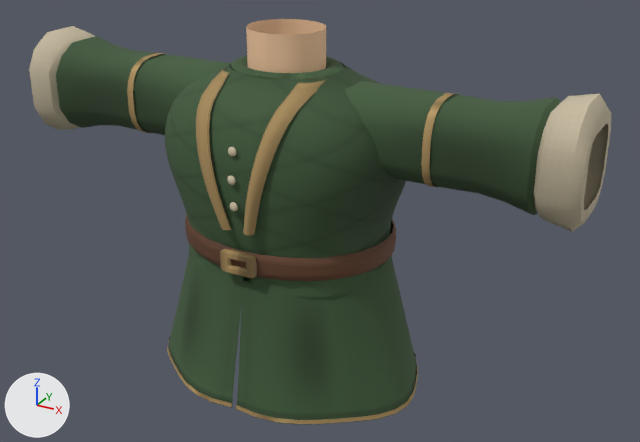
One commit to the glTF model src/assets/models/wardrobe/classes/modular/traje_mago_roble.glb: the scene before it, then after it.
Rendered twice from a 50 mm camera at (1.156, -1.927, 1.784) aimed at (0.086, 0.02, 0.811). Every picture has the same lights, and +X, +Y and +Z are marked at lower left. The older version comes first. Vertices at exactly the same position are counted once.

The older version as bpy lines, for what is in view:
```python
me_medieval_sleeve_l = bpy.data.meshes.new('medieval-sleeve-l')
me_medieval_sleeve_l.from_pydata(...)  # 188 vertices, 360 faces; spans x 0.089..0.799, y -0.136..0.136, z 0.957..1.252
# faces by material slot: [248, 112]
me_medieval_sleeve_l.materials.append(mat_tunic)
me_medieval_sleeve_l.materials.append(mat_linen)
me_medieval_tunic = bpy.data.meshes.new('medieval-tunic')
me_medieval_tunic.from_pydata(...)  # 2654 vertices, 4708 faces; spans x -0.395..0.395, y -0.307..0.304, z 0.35..1.335
# faces by material slot: [2592, 120, 520, 384, 672, 420]
me_medieval_tunic.materials.append(mat_tunic)
me_medieval_tunic.materials.append(mat_neckskin)  # beige #f2c8a0
me_medieval_tunic.materials.append(mat_tunictrim)
me_medieval_tunic.materials.append(mat_leather)
me_medieval_tunic.materials.append(mat_brass)
me_medieval_tunic.materials.append(mat_linen)
me_suit_upperarm_l = bpy.data.meshes.new('suit-upperarm-l')
me_suit_upperarm_l.from_pydata(...)  # 72 vertices, 96 faces; spans x 0.425..0.445, y -0.108..0.108, z 0.996..1.213
me_suit_upperarm_l.materials.append(mat_tunictrim)
ob_medieval_sleeve_l = bpy.data.objects.new('medieval-sleeve-l', me_medieval_sleeve_l)
ob_medieval_sleeve_l.location = (0.0, 0.0, 0.0)
ob_medieval_tunic = bpy.data.objects.new('medieval-tunic', me_medieval_tunic)
ob_medieval_tunic.location = (0.0, 0.0, 0.0)
ob_suit_upperarm_l = bpy.data.objects.new('suit-upperarm-l', me_suit_upperarm_l)
ob_suit_upperarm_l.location = (0.0, 0.0, 0.0)
# also in view: 'medieval-sleeve-r' at (-0.444, 0.0, 1.105)
```
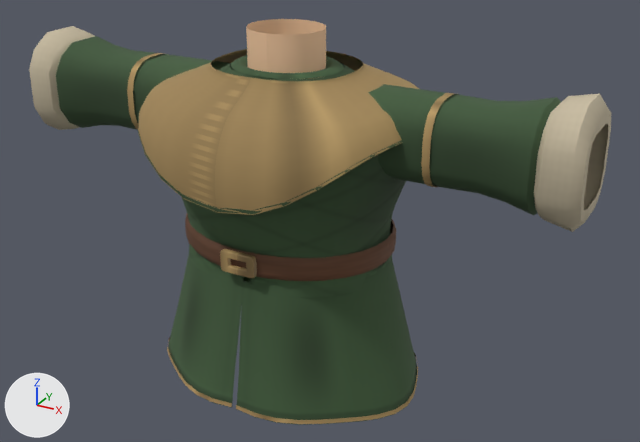
Boxes [x1, y1, x2, y2] around the edits, measured in the pictures (640 x 442 px; the box of a moved part takes in the faces that stretch with it):
```json
{"object": "medieval-tunic", "change": "reshaped", "before": [165, 19, 418, 425], "after": [138, 19, 419, 425], "on screen": "11% wider"}
{"part": 1, "of": "me_medieval_tunic", "change": "added", "after": [138, 49, 419, 215], "on screen": "brown"}
{"part": 2, "of": "me_medieval_tunic", "change": "added", "after": [138, 118, 402, 214]}
{"part": 3, "of": "me_medieval_tunic", "change": "moved or reshaped", "before": [165, 67, 406, 258], "after": [182, 155, 406, 258]}
```

The change, as JSON lines over the scene's bpy script:
```json
{"block": "me_medieval_tunic", "where": "# used by ob_medieval_tunic; location = (0.0, 0.0, 0.0)"}
{"op": "remove", "block": "me_medieval_tunic", "code": "me_medieval_tunic.from_pydata(...)  # 2654 vertices, 4708 faces; spans x -0.395..0.395, y -0.307..0.304, z 0.35..1.335"}
{"op": "add", "block": "me_medieval_tunic", "code": "me_medieval_tunic.from_pydata(...)  # 3321 vertices, 5948 faces; spans x -0.395..0.395, y -0.338..0.316, z 0.35..1.335"}
{"block": "me_medieval_tunic", "change": "me_medieval_tunic part 1: a new loose piece of 792 vertices spanning x -0.387..0.387, y -0.338..0.316, z 0.95..1.242, in mat_tunictrim"}
{"block": "me_medieval_tunic", "change": "me_medieval_tunic part 2: a new loose piece of 99 vertices spanning x -0.387..0.387, y -0.335..0.316, z 0.952..1.126, in mat_tunic"}
{"block": "me_medieval_tunic", "change": "me_medieval_tunic part 3: 252 vertices moved from x -0.335..0.335, y -0.252..0.252, z 0.813..1.151 to x -0.334..0.334, y -0.252..0.252, z 0.813..1.151; 224 vertices removed from x -0.152..0.152, y -0.278..-0.028, z 0.87..1.23"}
```
